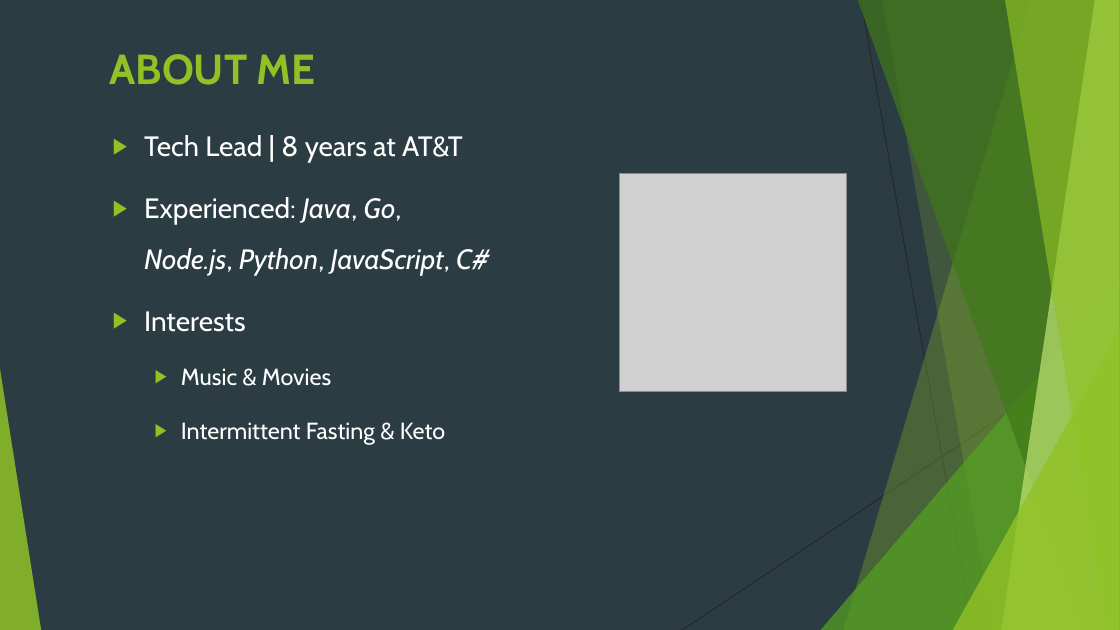
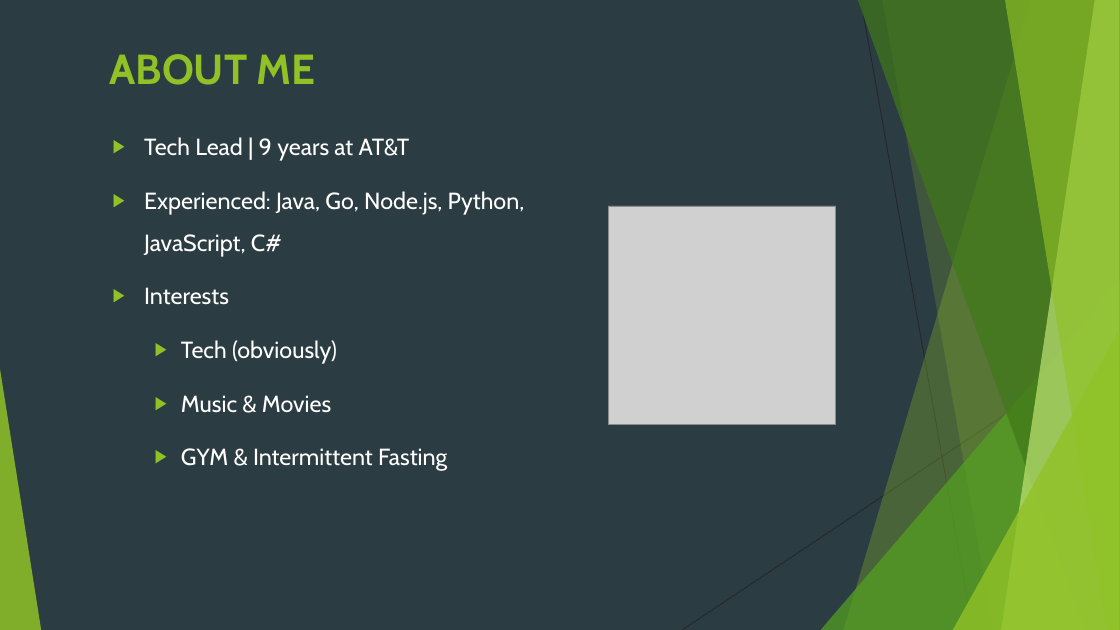
Before and after one commit to idanshal/sb-todo-app-tdp, a slide deck: slide 2 of course_data/presentations/practical_spring_boot_for_tdp.pptx. Drawn at 1120x630 pixels with LibreOffice and Linux fonts; fonts in the diff are those of the drawing; grey boxes stand for pictures. Boxes give left, top, right and bottom in pixels: in the first picture for what was removed or moved away, otherwise in the second. Text is boxed around its words. In the diff, an @@ line names an element or a change of style, - is before the commit and + after.

```diff
--- a/course_data/presentations/practical_spring_boot_for_tdp.pptx
+++ b/course_data/presentations/practical_spring_boot_for_tdp.pptx
@@ text at (x1=144, y1=137, x2=410, y2=161): text changed; size 24 to 20 pt @@
-▶ Tech Lead | 8 years at AT&T
+▶ Tech Lead | 9 years at AT&T
@@ text at (x1=144, y1=191, x2=525, y2=305): size 24 to 20 pt in "Experienced: Java, Go, Node.js, Python, JavaScript, C#", "Interests"; italic off in "Java, Go, Node.js, Python, JavaScript, C#" @@
@@ picture moved from (x1=619, y1=173, x2=847, y2=392) to (x1=608, y1=206, x2=836, y2=424) @@
@@ text at (x1=181, y1=340, x2=337, y2=364): paragraph added @@
+  ▶ Tech (obviously)
@@ text at (x1=181, y1=448, x2=447, y2=471): text changed @@
-  ▶ Intermittent Fasting & Keto
+  ▶ GYM & Intermittent Fasting
```
Also in this commit, not shown: 10 other slides changed, 3 slides added, 17 other files.
